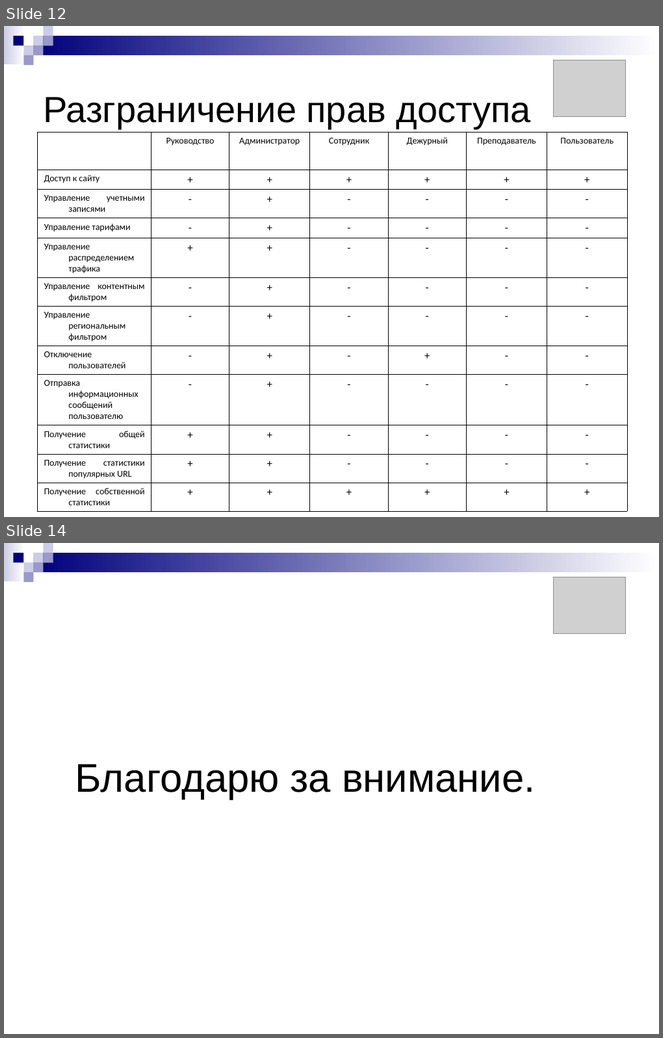
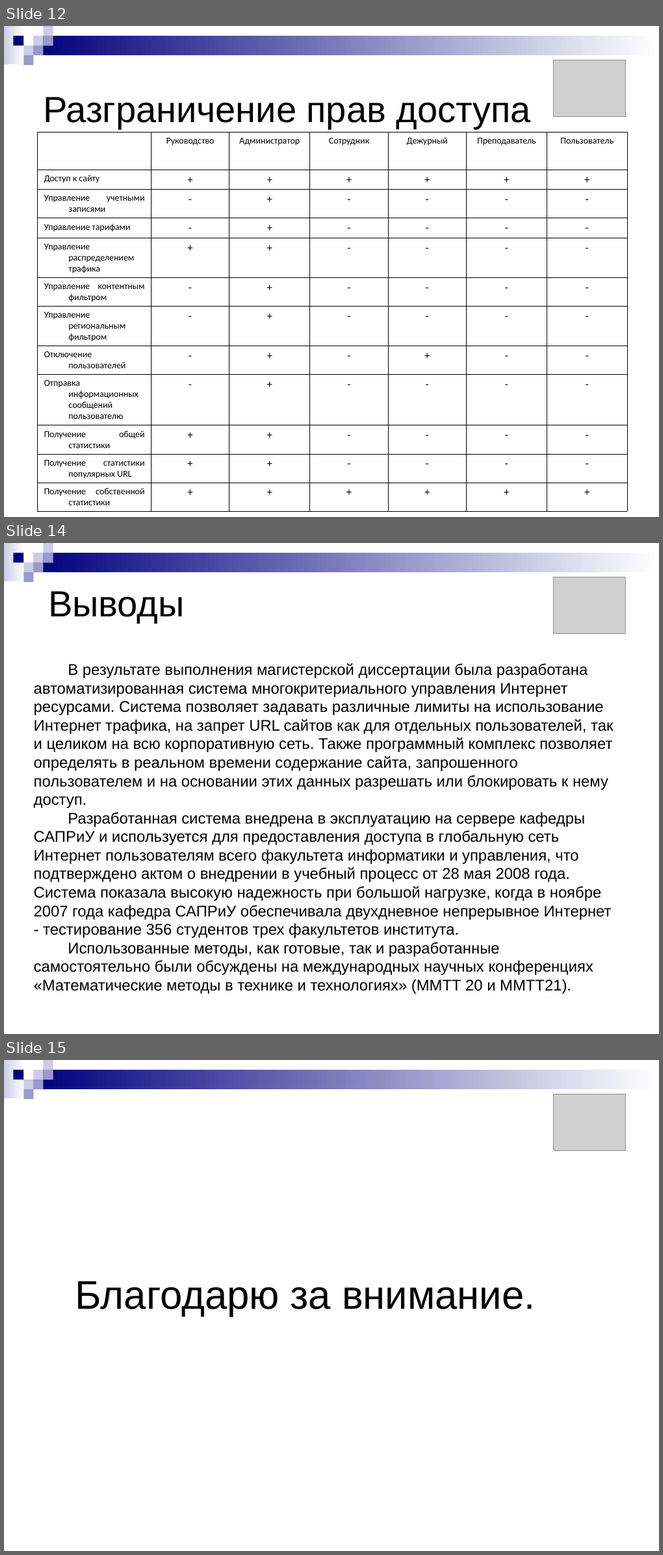
Before and after one commit to aricent123/cadbis, a slide deck: CADBiS_docs/DRypa/presentation.ppt. Shown one above the other, each under a label of ours: slides 12 and 14 before the commit, slides 12, 14 and 15 after it; the slides between them are not shown. The pictures are 663x1038 and 663x1555 pixels, drawn with LibreOffice and Linux fonts; fonts in the diff are those of the drawing; grey boxes stand for pictures. Boxes give left, top, right and bottom in pixels: in the first picture for what was removed or moved away, otherwise in the second. Text is boxed around its words. In the diff, an @@ line names an element or a change of style, - is before the commit and + after.

```diff
--- a/CADBiS_docs/DRypa/presentation.ppt
+++ b/CADBiS_docs/DRypa/presentation.ppt
@@ slide 14 added at [4, 543, 659, 1034], background #FFFFFF; not listed: 9 template elements that a slide beside it also shows @@
@@ picture added at [554, 577, 626, 633] @@
@@ title added at [48, 591, 184, 623], 40 pt, text #000000 @@
+Выводы
@@ text added at [34, 663, 613, 994], 17 pt, text #000000 @@
+В результате выполнения магистерской диссертации была разработана автоматизированная система многокритериального управления Интернет ресурсами. Система позволяет задавать различные лимиты на использование Интернет трафика, на запрет URL сайтов как для отдельных пользователей, так и целиком на всю корпоративную сеть. Также программный комплекс позволяет определять в реальном времени содержание сайта, запрошенного пользователем и на основании этих данных разрешать или блокировать к нему доступ.
+Разработанная система внедрена в эксплуатацию на сервере кафедры САПРиУ и используется для предоставления доступа в глобальную сеть Интернет пользователям всего факультета информатики и управления, что подтверждено актом о внедрении в учебный процесс от 28 мая 2008 года.
+Система показала высокую надежность при большой нагрузке, когда в ноябре 2007 года кафедра САПРиУ обеспечивала двухдневное непрерывное Интернет - тестирование 356 студентов трех факультетов института.
+Использованные методы, как готовые, так и разработанные самостоятельно были обсуждены на международных научных конференциях «Математические методы в технике и технологиях» (ММТТ 20 и ММТТ21).
@@ what was slide 14 is now slide 15 @@
```
Also in this commit, not shown: 1 slide changed.
